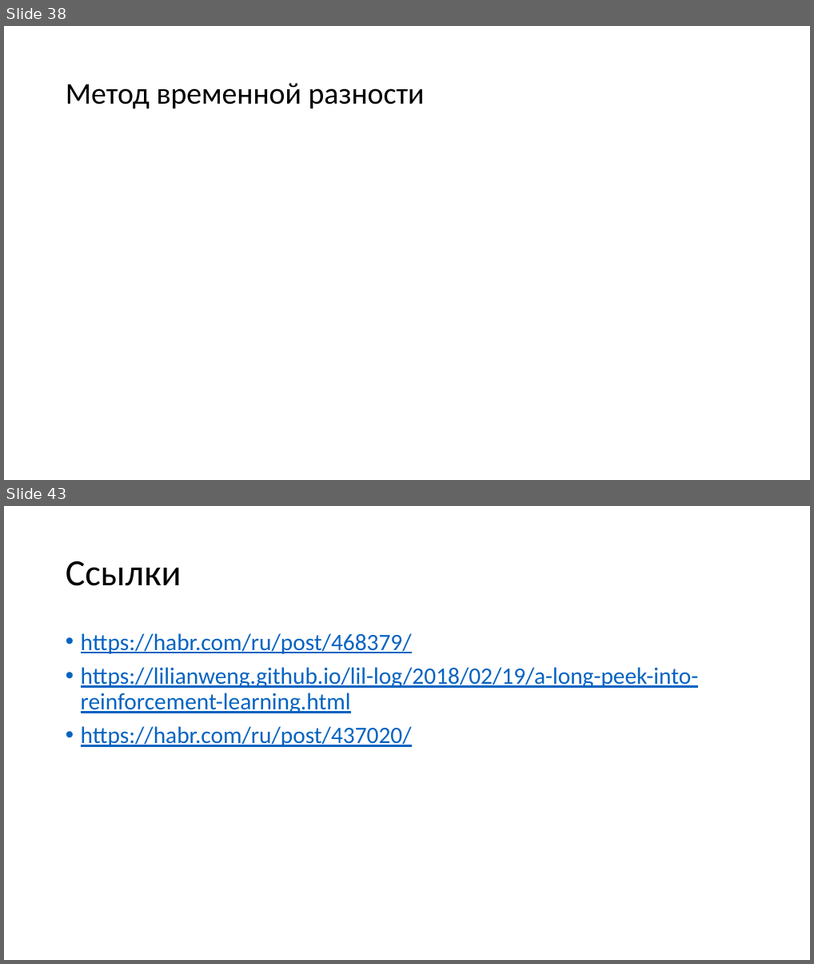
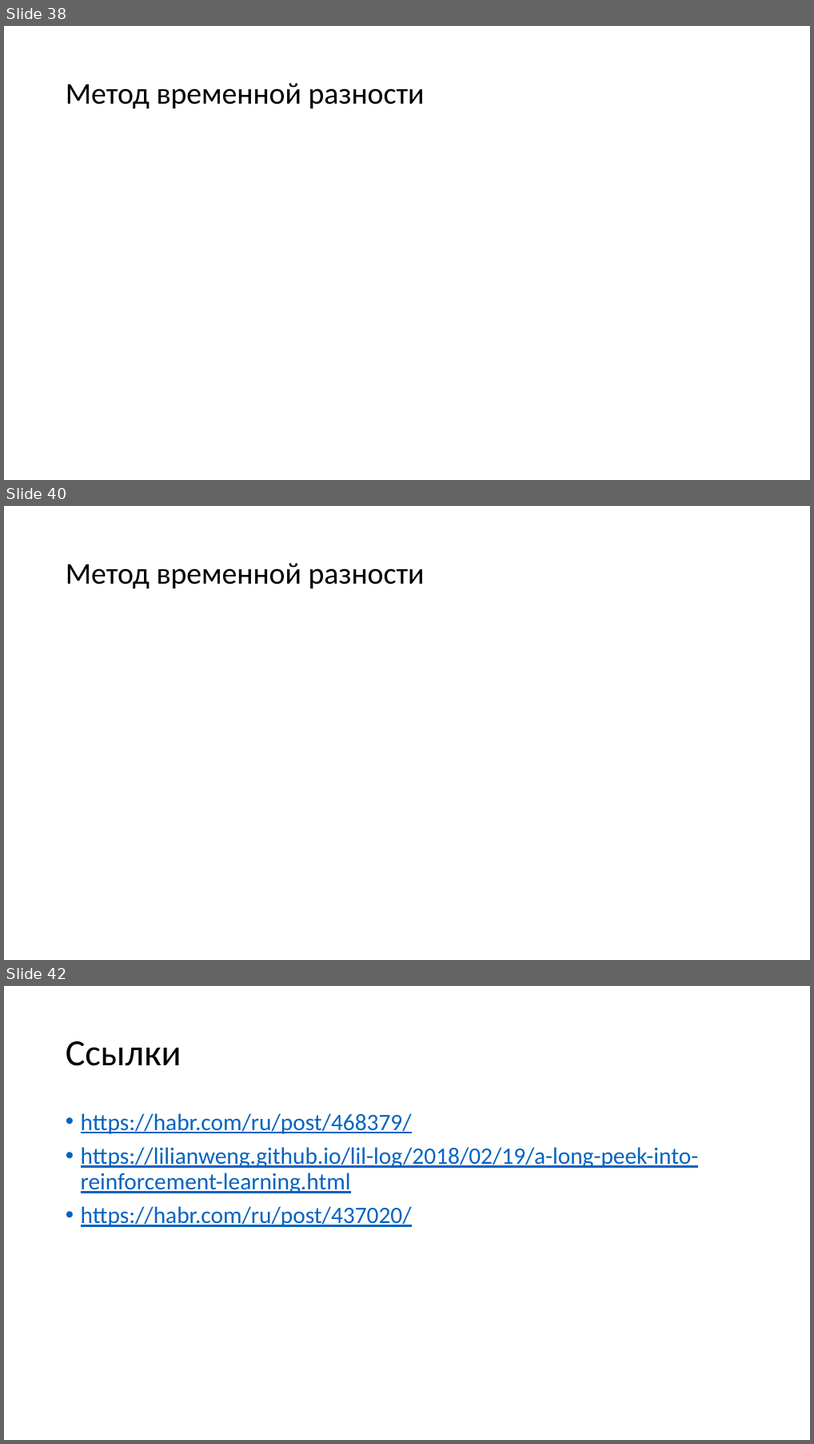
Before and after one commit to mosalov/AI_main_lectures, a slide deck: Лекция 14 19_05_2021.pptx. Shown one above the other, each under a label of ours: slides 38 and 43 before the commit, slides 38, 40 and 42 after it; the slides between them are not shown. The pictures are 814x964 and 814x1444 pixels, drawn with LibreOffice and Linux fonts; fonts in the diff are those of the drawing; grey boxes stand for pictures. Boxes give left, top, right and bottom in pixels: in the first picture for what was removed or moved away, otherwise in the second. Text is boxed around its words. In the diff, an @@ line names an element or a change of style, - is before the commit and + after.

```diff
--- a/Лекция 14 19_05_2021.pptx
+++ b/Лекция 14 19_05_2021.pptx
@@ slide 40 added at [4,506,810,960], background #FFFFFF @@
@@ title added at [66,563,425,589], 36 pt, text #000000 @@
+Метод временной разности
@@ what was slide 43 is now slide 42 @@
```
Also in this commit, not shown: 4 slides changed, 7 other slides added, 3 slides removed, 2 other files.
